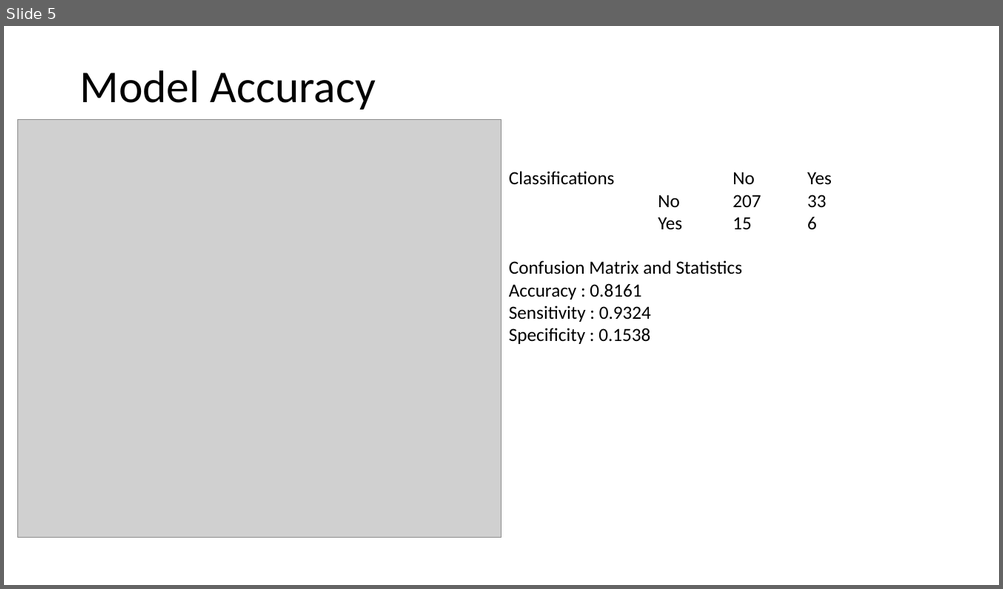
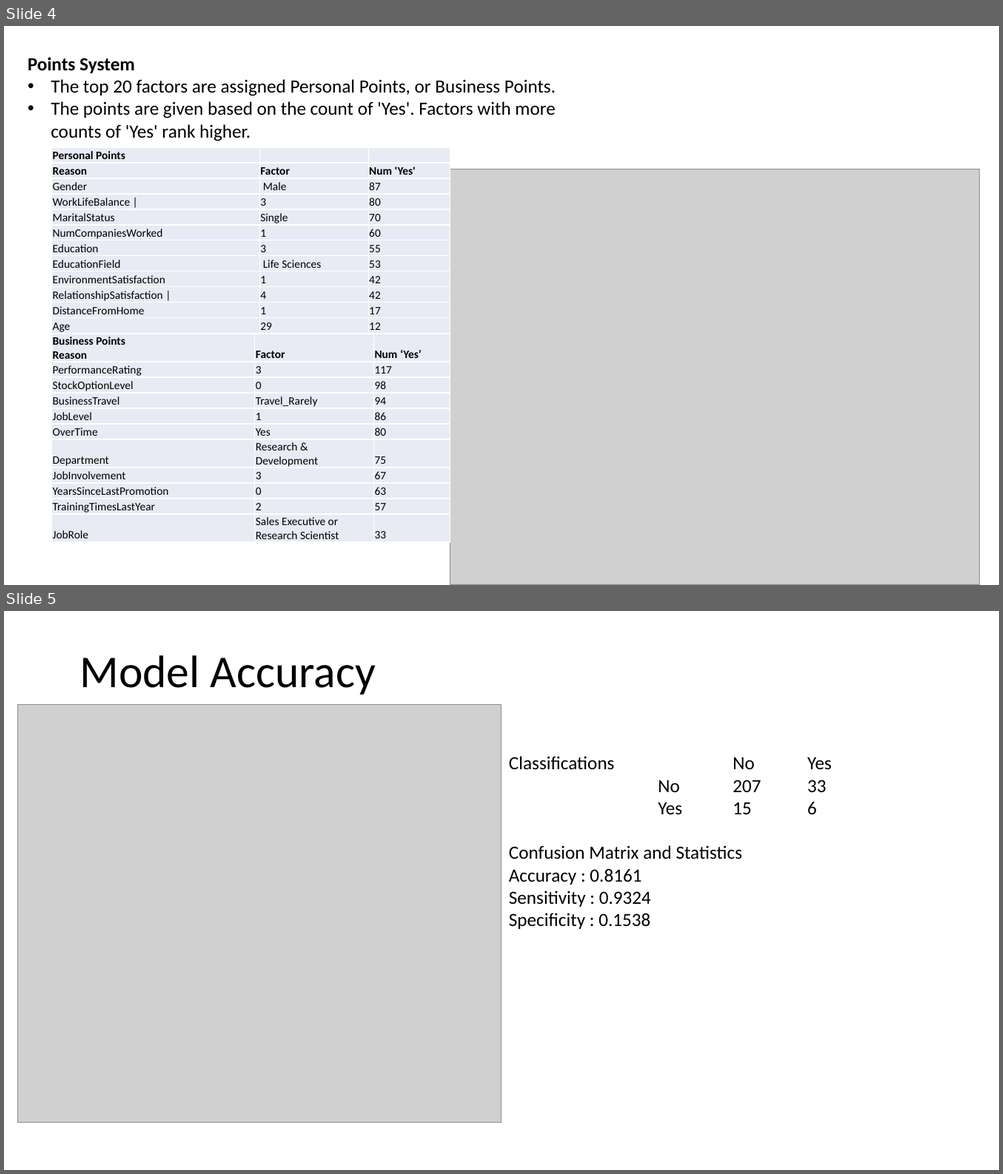
Before and after one commit to cmdre94/CaseStudy2DDS, a slide deck: Attrition Study.pptx. Shown one above the other, each under a label of ours: slide 5 before the commit, slides 4 and 5 after it. The pictures are 1003x589 and 1003x1174 pixels, drawn with LibreOffice and Linux fonts; fonts in the diff are those of the drawing; grey boxes stand for pictures. Boxes give left, top, right and bottom in pixels: in the first picture for what was removed or moved away, otherwise in the second. Text is boxed around its words. In the diff, an @@ line names an element or a change of style, - is before the commit and + after.

```diff
--- a/Attrition Study.pptx
+++ b/Attrition Study.pptx
@@ slide 4 added at (4, 26, 999, 585), background #FFFFFF @@
@@ text added at (28, 57, 555, 141), 18 pt, text #000000 @@
+Points System
+• The top 20 factors are assigned Personal Points, or Business Points.
+• The points are given based on the count of 'Yes'. Factors with more counts of 'Yes' rank higher.
@@ table added at (52, 147, 449, 335), 12 rows, 3 columns @@
+Personal Points |  | 
+Reason | Factor | Num 'Yes'
+Gender | Male | 87
+WorkLifeBalance | | 3 | 80
+MaritalStatus | Single | 70
+NumCompaniesWorked | 1 | 60
+Education | 3 | 55
+EducationField | Life Sciences | 53
+EnvironmentSatisfaction | 1 | 42
+RelationshipSatisfaction | | 4 | 42
+DistanceFromHome | 1 | 17
+Age | 29 | 12
@@ picture added at (450, 170, 980, 585) @@
@@ table added at (52, 334, 449, 543), 11 rows, 3 columns @@
+Business Points / Reason | Factor | Num ‘Yes’
+PerformanceRating | 3 | 117
+StockOptionLevel | 0 | 98
+BusinessTravel | Travel_Rarely | 94
+JobLevel | 1 | 86
+OverTime | Yes | 80
+Department | Research & Development | 75
+JobInvolvement | 3 | 67
+YearsSinceLastPromotion | 0 | 63
+TrainingTimesLastYear | 2 | 57
+JobRole | Sales Executive or Research Scientist | 33
```
Also in this commit, not shown: 3 other slides added, 2 slides removed, 1 other file.
